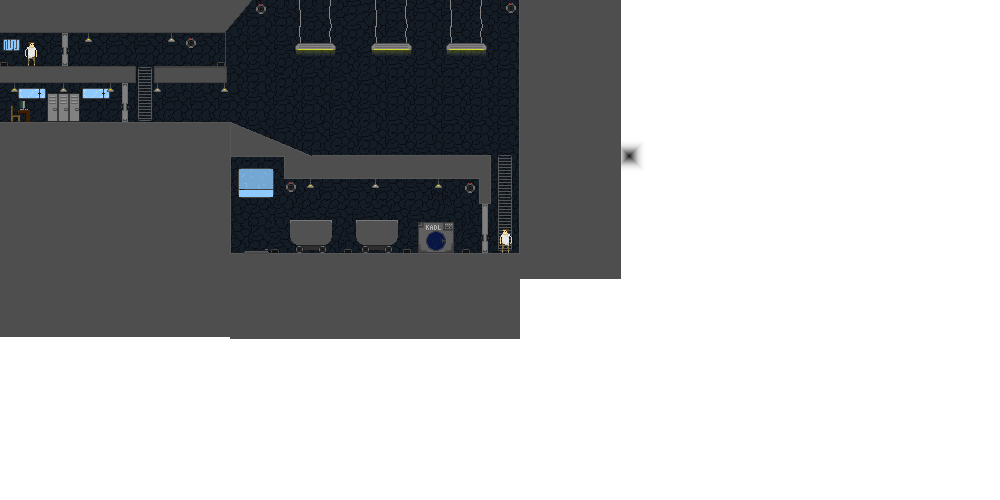
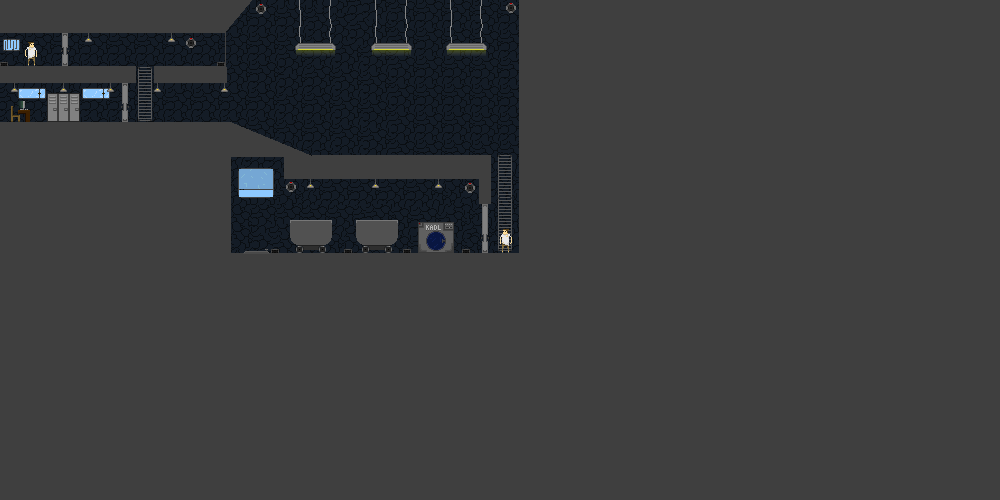
Layered file, before and after one edit (1000x500). Changes by layer:
painted on "Обводка Стен" over [0, 0, 1000, 500]
